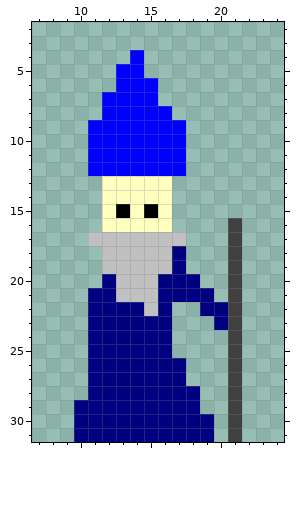
A pixel-art sprite gets an edit: GAME_TP_2.gmx/sprites/images/spr_player2_down_3.png. Above: the version before the commit.
The file is 32x32 pixels. Pixels under 10% opacity are left out. Shown: x 7..24, y 2..31.
The same view after the edit:
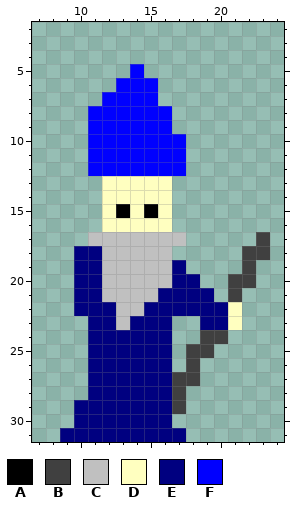
Palette (. is transparent): A #000000  B #404040  C #c0c0c0  D #ffffc0  E #000080  F #0000ff
Diff:
@@ x 9..19 @@
  3 ...........
- 4 .....F.....
- 5 ....FF.....
+ 4 ...........
+ 5 .....F.....
  6 ....FFF....
  7 ...FFFF....
- 8 ...FFFFF...
- 9 ..FFFFFFF..
+ 8 ..FFFFFF...
+ 9 ..FFFFFF...
 10 ..FFFFFFF..
@@ x 7..24 @@
 15 .....DADAD........
-16 .....DDDDD....B...
-17 ....CCCCCCC...B...
-18 .....CCCCCE...B...
-19 .....CCCCCE...B...
-20 .....ECCCEEE..B...
-21 ....EECCCEEEE.B...
-22 ....EEEECE..EEB...
-23 ....EEEEEE...EB...
-24 ....EEEEEE....B...
-25 ....EEEEEE....B...
-26 ....EEEEEEE...B...
-27 ....EEEEEEE...B...
-28 ....EEEEEEEE..B...
-29 ...EEEEEEEEE..B...
-30 ...EEEEEEEEEE.B...
-31 ...EEEEEEEEEE.B...
+16 .....DDDDD........
+17 ....CCCCCCC.....B.
+18 ...EECCCCC.....BB.
+19 ...EECCCCCE....B..
+20 ...EECCCCCEE..BB..
+21 ...EECCCCEEEE.B...
+22 ...EEECCEEEEEED...
+23 ....EECEEE..EED...
+24 ....EEEEEE..BB....
+25 ....EEEEEE.BB.....
+26 ....EEEEEE.B......
+27 ....EEEEEEBB......
+28 ....EEEEEEB.......
+29 ...EEEEEEEB.......
+30 ...EEEEEEE........
+31 ..EEEEEEEEE.......
Where, in picture pixels (left, top, right, bottom), the same in both pictures:
changed: (88, 50, 186, 134)
changed: (74, 218, 270, 442)
added: (60, 428, 74, 442)
